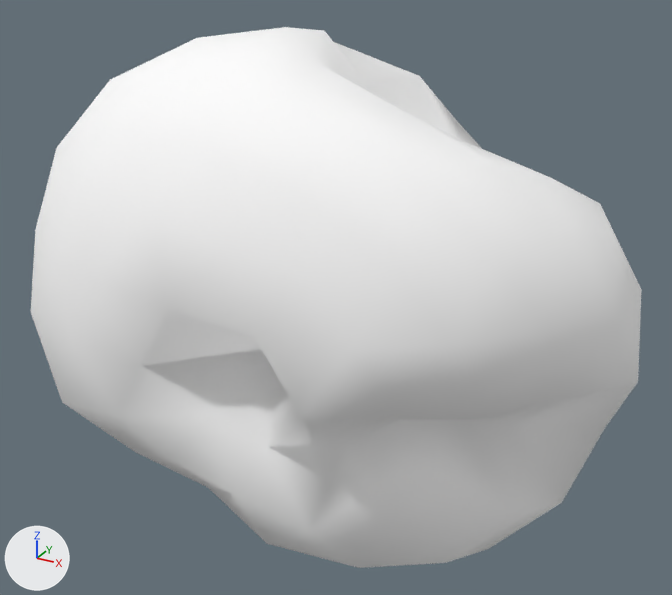
Renders of the glTF model assets/asteroids/asteroid_sml_10.glb from each side of a commit.
One viewpoint serves both versions: a 50 mm lens placed at (1.65, -2.93, 1.53), pointed at (0.02, 0.05, 0.04). Every picture has the same lights, and +X, +Y and +Z are marked at lower left. The older version comes first. Vertices at exactly the same position are counted once.

In view in the first picture: 'asteroid_sml_10'.
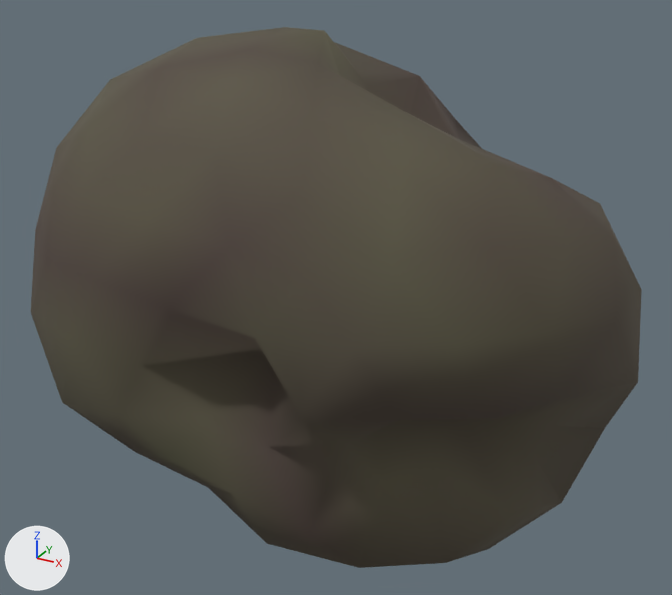
The change, as a diff of the scene's bpy script:
```diff
--- a/assets/asteroids/asteroid_sml_10.glb.py
+++ b/assets/asteroids/asteroid_sml_10.glb.py
@@ mat_rock_asteroid_sml_10 @@
 n0 = _N.new('ShaderNodeBsdfPrincipled'); n0.name = 'Principled BSDF'
-n0.inputs[0].default_value = (1.0, 1.0, 1.0, 1.0)  # 'Base Color', white #ffffff
-n0.inputs[1].default_value = 0.00084  # 'Metallic'
-n0.inputs[2].default_value = 0.942  # 'Roughness'
+n0.inputs[1].default_value = 0.0398  # 'Metallic'
+n0.inputs[2].default_value = 0.87  # 'Roughness'
 n1 = _N.new('ShaderNodeOutputMaterial'); n1.name = 'Material Output'
+n2 = _N.new('ShaderNodeVertexColor'); n2.name = 'Color Attribute'
 _L.new(n0.outputs[0], n1.inputs[0])  # 'BSDF' to 'Surface'
+_L.new(n2.outputs[0], n0.inputs[0])  # 'Color' to 'Base Color'
@@ me_icosphere @@
 me_icosphere.from_pydata(...)  # 162 vertices, 320 faces; spans x -1.2..1.21, y -0.77..0.83, z -1.02..1.07
 # used by ob_asteroid_sml_10; location = (0.0, 0.0, 0.0)
+# me_icosphere part 1: vertex colours changed
 me_icosphere.materials.append(mat_rock_asteroid_sml_10)
```

What differs and where, as boxes (x1, y1, x2, y2) in the pictures (672 x 595 px):
'asteroid_sml_10', recoloured (darker)
    both: (31, 27, 642, 568)
